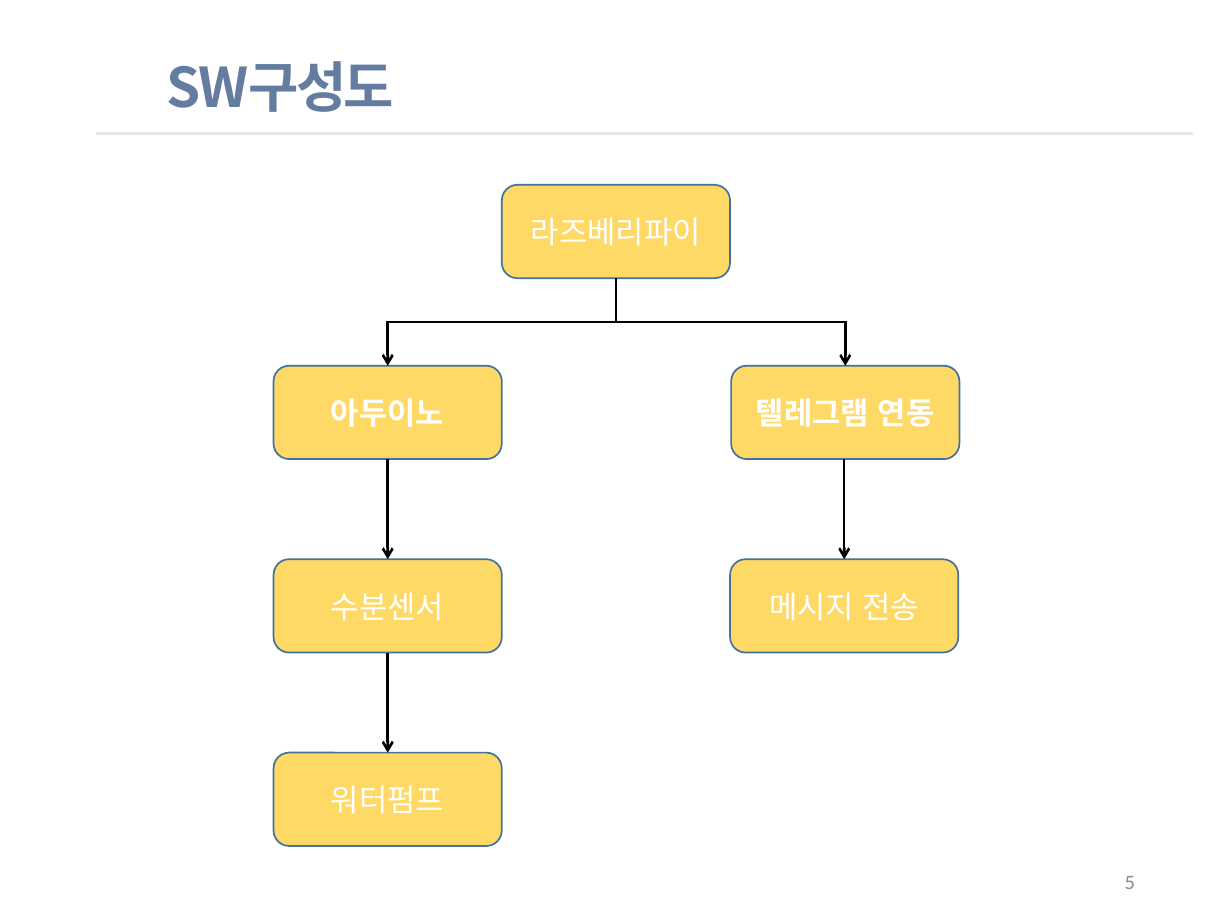
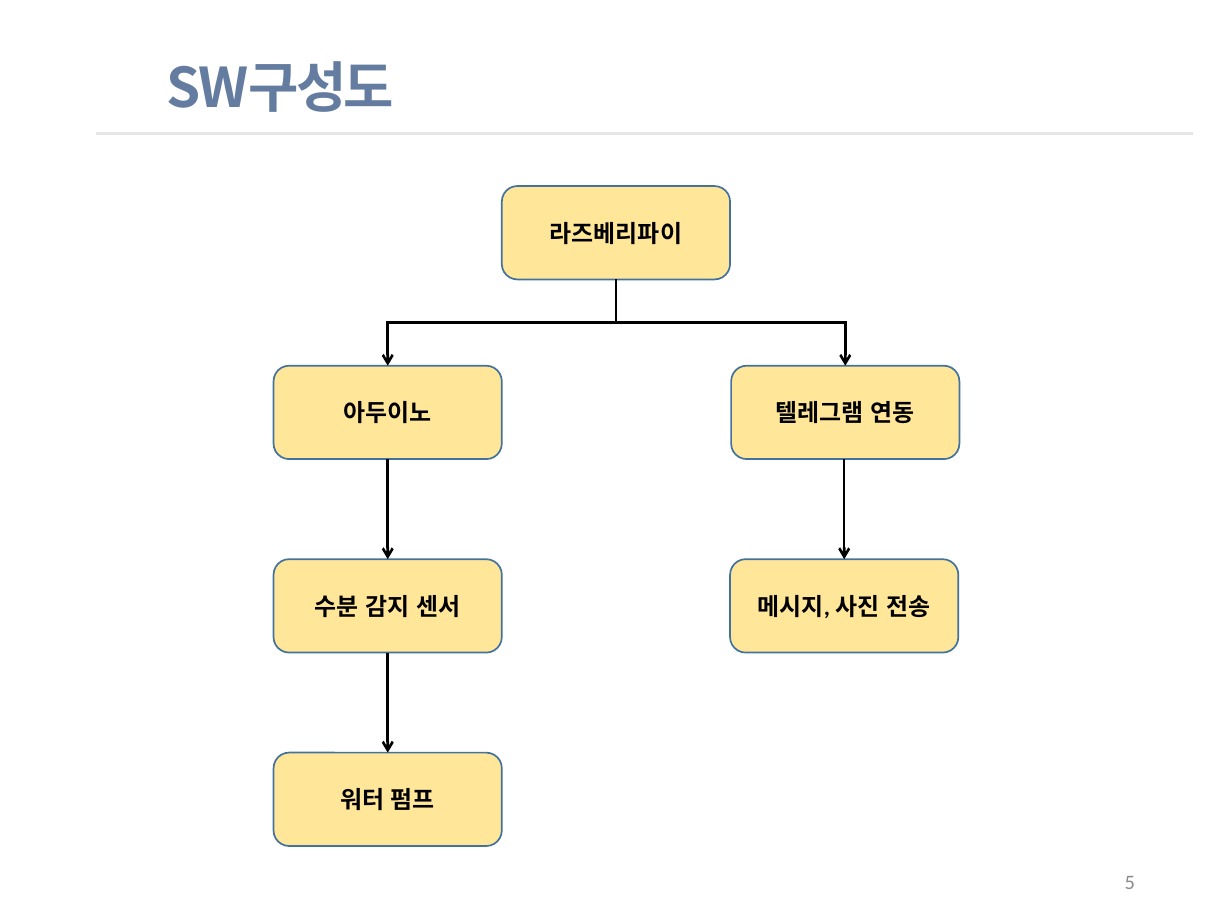
Before and after one commit to crobat126/WLNW_PROJECT_3JO, a slide deck: slide 5 of 사전 자료/3조 ppt.pptx. Drawn at 1232x924 pixels with LibreOffice and Linux fonts; fonts in the diff are those of the drawing; background and template pictures are left out. Boxes give left, top, right and bottom in pixels: in the first picture for what was removed or moved away, otherwise in the second. Text is boxed around its words. In the diff, an @@ line names an element or a change of style, - is before the commit and + after.

```diff
--- a/사전 자료/3조 ppt.pptx
+++ b/사전 자료/3조 ppt.pptx
@@ rounded rectangle "라즈베리파이" at bbox=[501, 186, 729, 280]: size 18 to 14 pt, text colour #FFFFFF to #000000, bold on; fill #FFD966 to #FFE699 @@
@@ elbow arrow (616, 280) - (388, 366): route changed @@
@@ elbow arrow (616, 280) - (845, 366): route changed @@
@@ rounded rectangle "아두이노" at bbox=[274, 366, 501, 460]: size 18 to 14 pt, text colour #FFFFFF to #000000; fill #FFD966 to #FFE699 @@
@@ rounded rectangle "텔레그램 연동" at bbox=[732, 366, 960, 460]: size 18 to 14 pt, text colour #FFFFFF to #000000; fill #FFD966 to #FFE699 @@
@@ fill #FFD966 to #FFE699 in 3 elements at bbox=[274, 753, 501, 846], bbox=[731, 559, 958, 653], bbox=[274, 559, 501, 653] @@
@@ text in rounded rectangle at bbox=[315, 595, 460, 617]: text changed; size 18 to 14 pt; text colour #FFFFFF to #000000; bold on @@
-수분센서
+수분 감지 센서
@@ text in rounded rectangle at bbox=[758, 595, 930, 618]: text changed; size 18 to 14 pt; text colour #FFFFFF to #000000; bold on @@
-메시지 전송
+메시지, 사진 전송
@@ text in rounded rectangle at bbox=[340, 788, 435, 810]: text changed; size 18 to 14 pt; text colour #FFFFFF to #000000; bold on @@
-워터펌프
+워터 펌프
```
Also in this commit, not shown: 1 other file.
